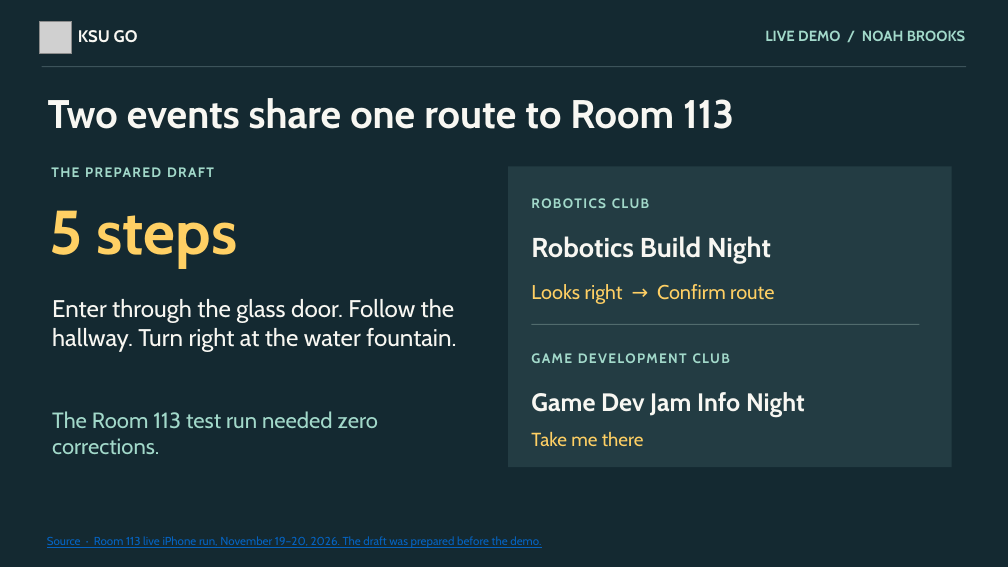
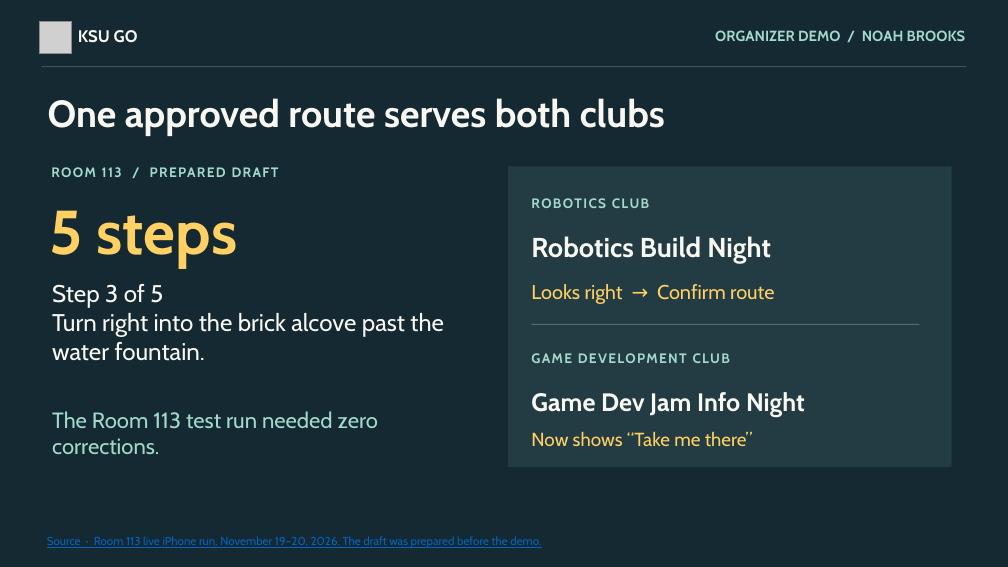
Before and after one commit to chernohb23/KSU-GO, a slide deck: slide 5 of pitch/KSU-GO-Presentation.pptx. Drawn at 1008x567 pixels with LibreOffice and Linux fonts; fonts in the diff are those of the drawing; grey boxes stand for pictures. Boxes give left, top, right and bottom in pixels: in the first picture for what was removed or moved away, otherwise in the second. Text is boxed around its words. In the diff, an @@ line names an element or a change of style, - is before the commit and + after.

```diff
--- a/pitch/KSU-GO-Presentation.pptx
+++ b/pitch/KSU-GO-Presentation.pptx
@@ text at (715,30,965,41): text changed @@
-LIVE DEMO / NOAH BROOKS
+ORGANIZER DEMO / NOAH BROOKS
@@ text at (48,98,665,136): text changed; size 38 to 36 pt @@
-Two events share one route to Room 113
+One approved route serves both clubs
@@ text at (51,167,279,177): text changed @@
-THE PREPARED DRAFT
+ROOM 113 / PREPARED DRAFT
@@ text at (52,284,444,361): text changed @@
-Enter through the glass door. Follow the hallway. Turn right at the water fountain.
+Step 3 of 5
+Turn right into the brick alcove past the water fountain.
@@ text at (531,432,753,446): text changed @@
-Take me there
+Now shows “Take me there”
```
Also in this commit, not shown: 4 other slides changed, 1 other file.
